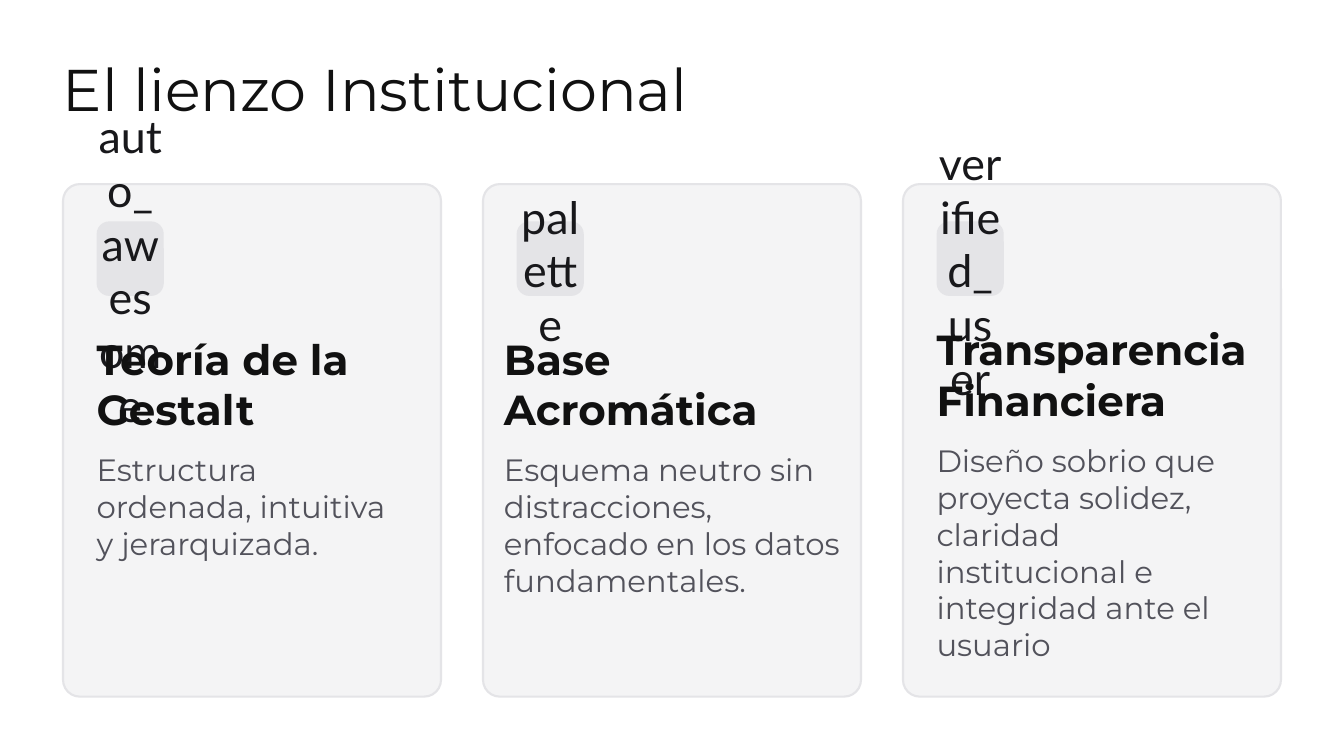
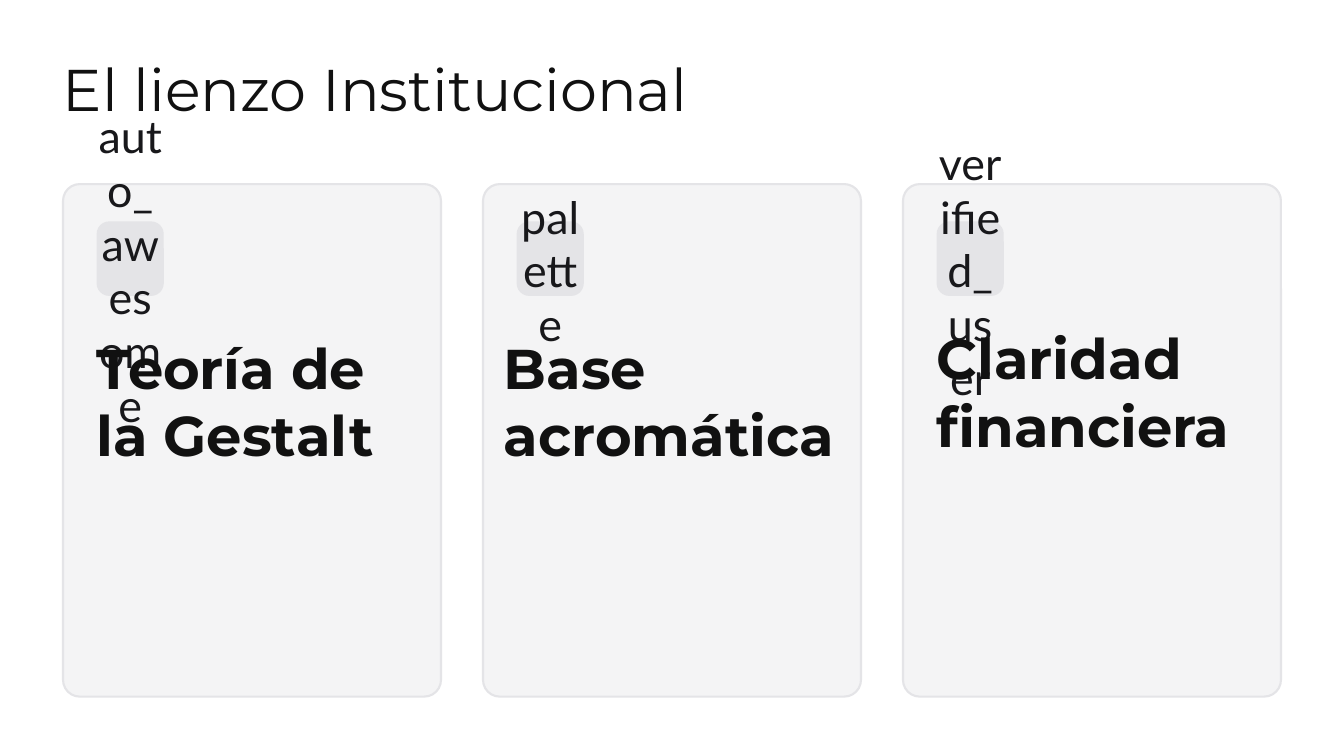
Before and after one commit to TrabajoProfesional-AGGZ/documentacion, a slide deck: slide 17 of entrega_final/defensa/Presentacion_SocioUnido.pptx (slide 16 before the commit). Drawn at 1344x756 pixels with LibreOffice and Linux fonts; fonts in the diff are those of the drawing; background and template pictures are left out. Boxes give left, top, right and bottom in pixels: in the first picture for what was removed or moved away, otherwise in the second. Text is boxed around its words. In the diff, an @@ line names an element or a change of style, - is before the commit and + after.

```diff
--- a/entrega_final/defensa/Presentacion_SocioUnido.pptx
+++ b/entrega_final/defensa/Presentacion_SocioUnido.pptx
@@ text at [937,325,1229,448]: text changed; size 22 to 40 pt; text colour #52525B to #111111; bold on @@
-Transparencia Financiera
-Diseño sobrio que proyecta solidez, claridad institucional e integridad ante el usuario
+Claridad financiera
@@ text "Teoría de la Gestalt" at [97,345,374,457]: size 30 to 40 pt @@
@@ text at [504,334,834,457]: text changed; size 22 to 40 pt; text colour #52525B to #111111; bold on @@
-Base Acromática
-Esquema neutro sin distracciones, enfocado en los datos fundamentales.
+Base acromática
@@ text at [97,459,386,561]: paragraph removed @@
-Estructura ordenada, intuitiva y jerarquizada.
```
Also in this commit, not shown: 7 other slides changed, 4 slides added, 3 slides removed, 2 other files.
